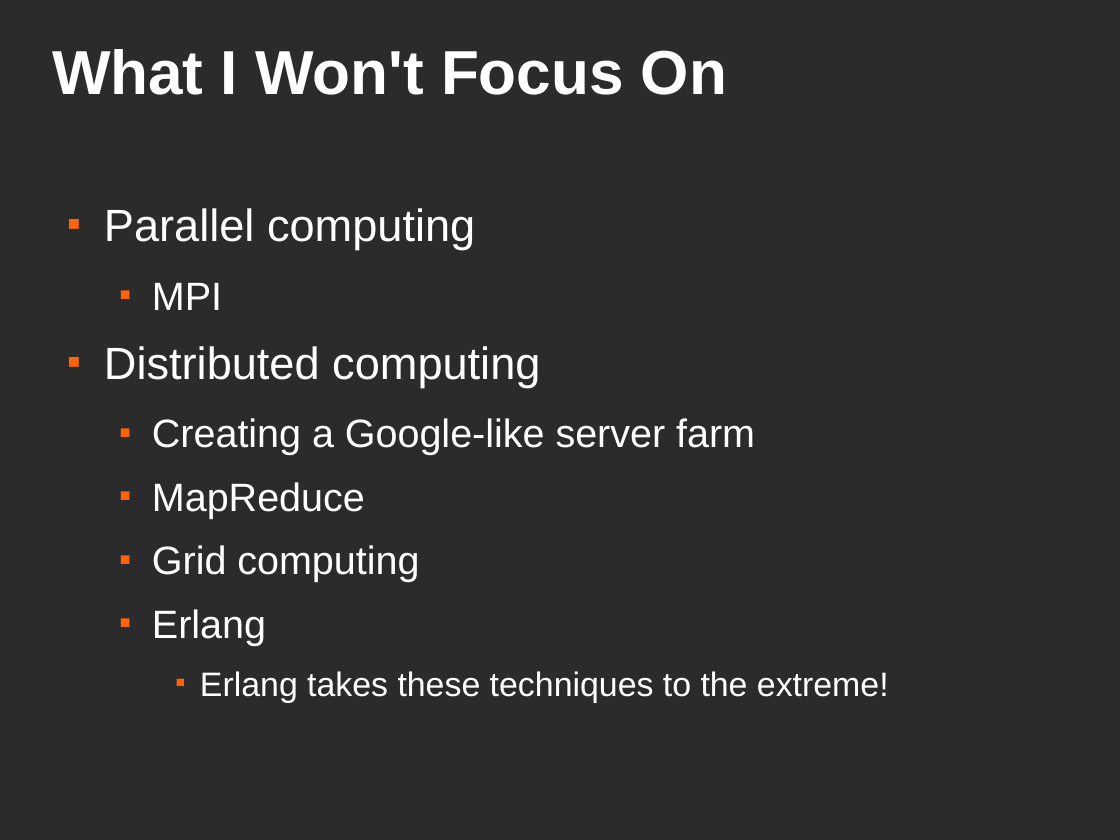
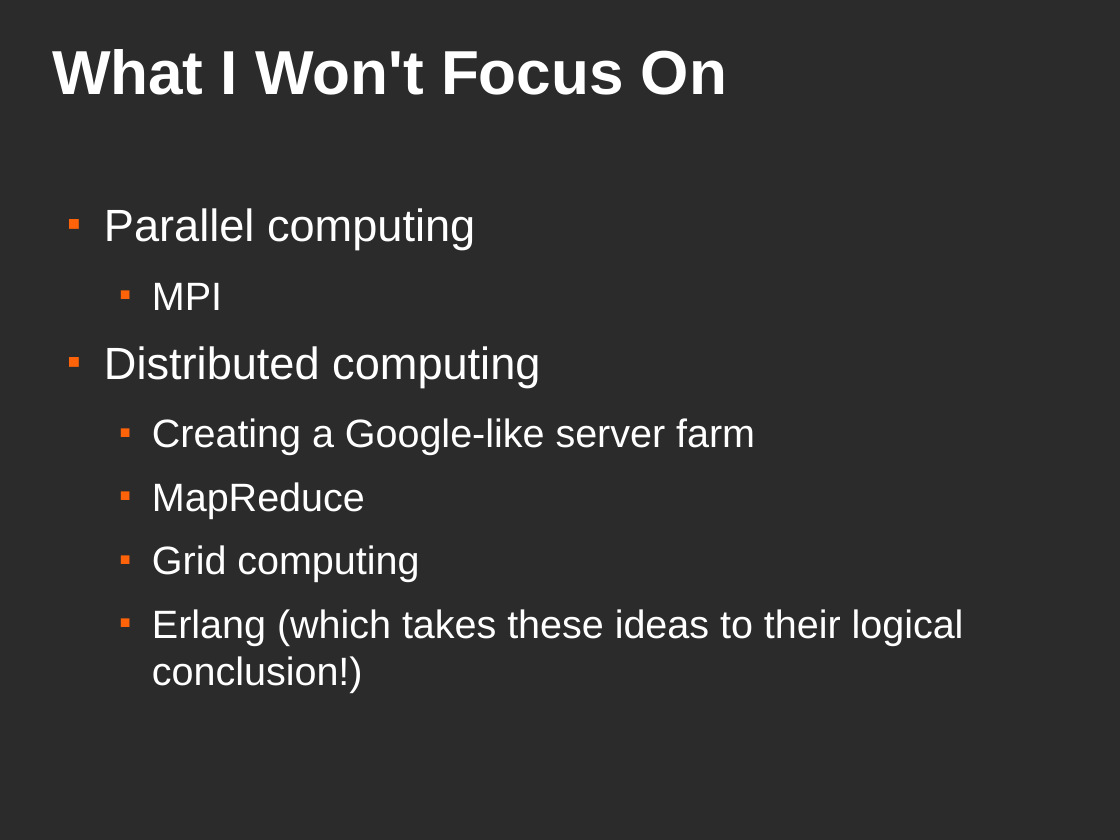
Before and after one commit to jjinux/concurrency-200912, a slide deck: slide 5 of slides.odp. Drawn at 1120x840 pixels with LibreOffice and Linux fonts; fonts in the diff are those of the drawing; background and template pictures are left out; a plain dark background stands for a picture behind light text. Boxes give left, top, right and bottom in pixels: in the first picture for what was removed or moved away, otherwise in the second. Text is boxed around its words. In the diff, an @@ line names an element or a change of style, - is before the commit and + after.

```diff
--- a/slides.odp
+++ b/slides.odp
@@ text at (152, 609, 964, 693): text changed; size 24 to 28 pt @@
-  ■ Erlang
-    ■ Erlang takes these techniques to the extreme!
+  ■ Erlang (which takes these ideas to their logical conclusion!)
```
Also in this commit, not shown: 12 other slides changed, 1 other file.
